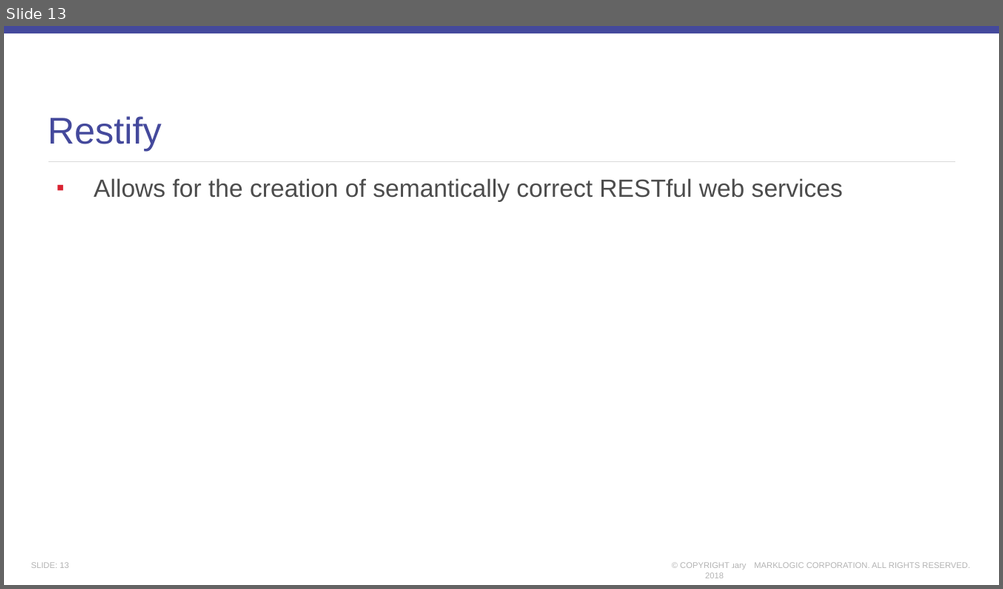
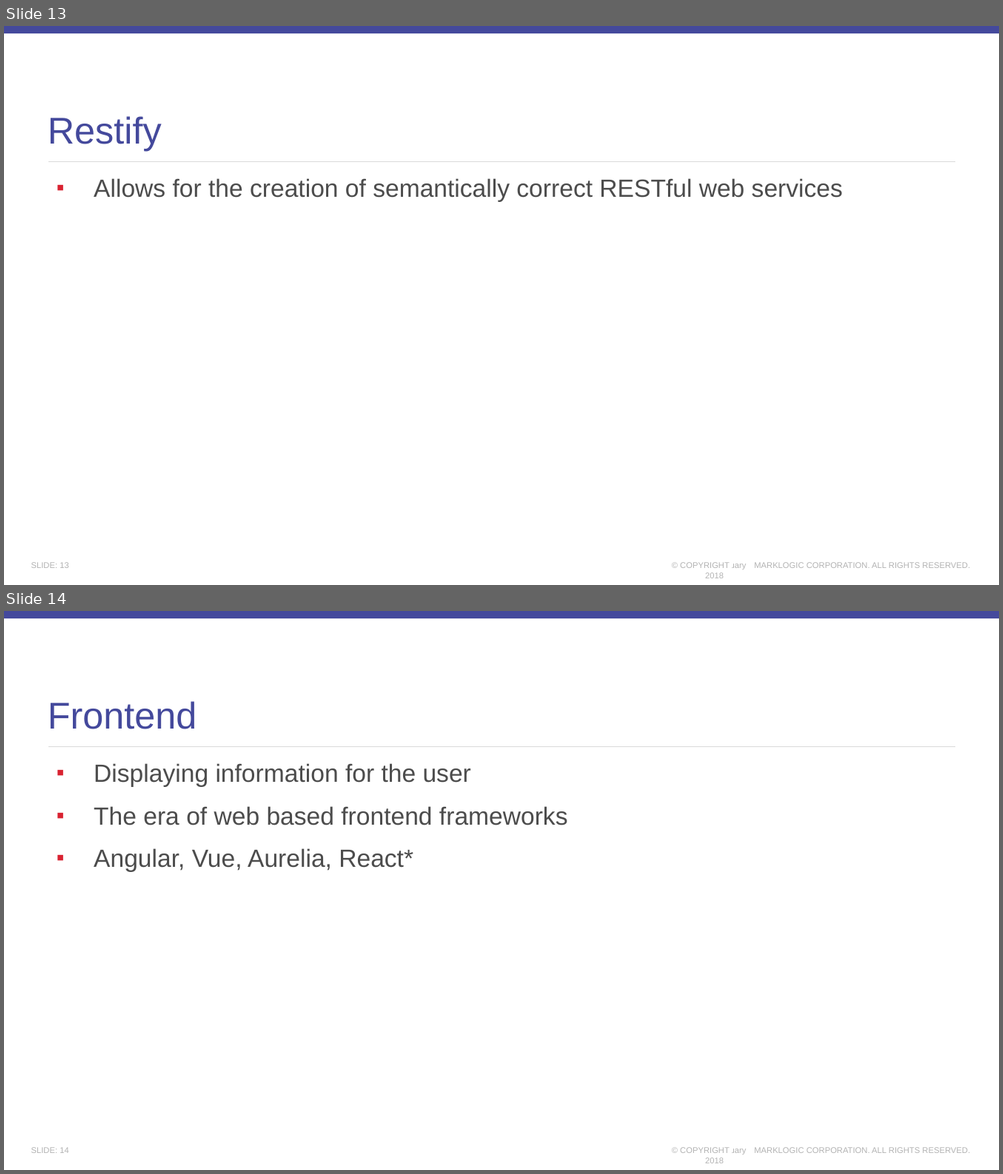
Before and after one commit to StevenDufresne/2018-jsconf.asia, a slide deck: slides.pptx. Shown one above the other, each under a label of ours: slide 13 before the commit, slides 13 and 14 after it. The pictures are 1003x589 and 1003x1174 pixels, drawn with LibreOffice and Linux fonts; fonts in the diff are those of the drawing; background and template pictures are left out. Boxes give left, top, right and bottom in pixels: in the first picture for what was removed or moved away, otherwise in the second. Text is boxed around its words. In the diff, an @@ line names an element or a change of style, - is before the commit and + after.

```diff
--- a/slides.pptx
+++ b/slides.pptx
@@ slide 14 added at (4,611,999,1170), background #FFFFFF; not listed: 7 template elements that a slide beside it also shows @@
@@ title added at (48,701,197,729), 36 pt, text #44499C @@
+Frontend
@@ text added at (94,763,568,872), 24 pt, text #4C4C4C @@
+▪ Displaying information for the user
+▪ The era of web based frontend frameworks
+▪ Angular, Vue, Aurelia, React*
```
Also in this commit, not shown: 12 other slides changed, 5 other slides added, 3 slides removed, 5 other files.
